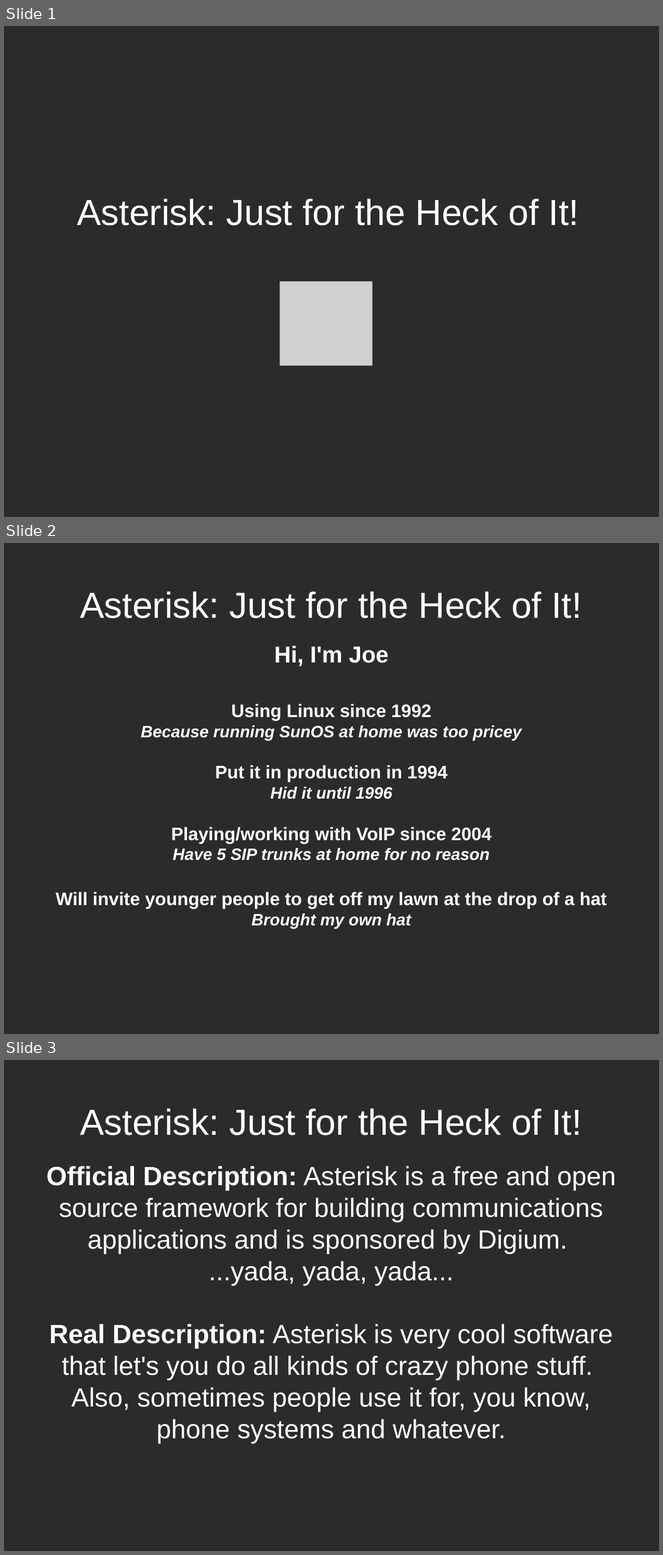
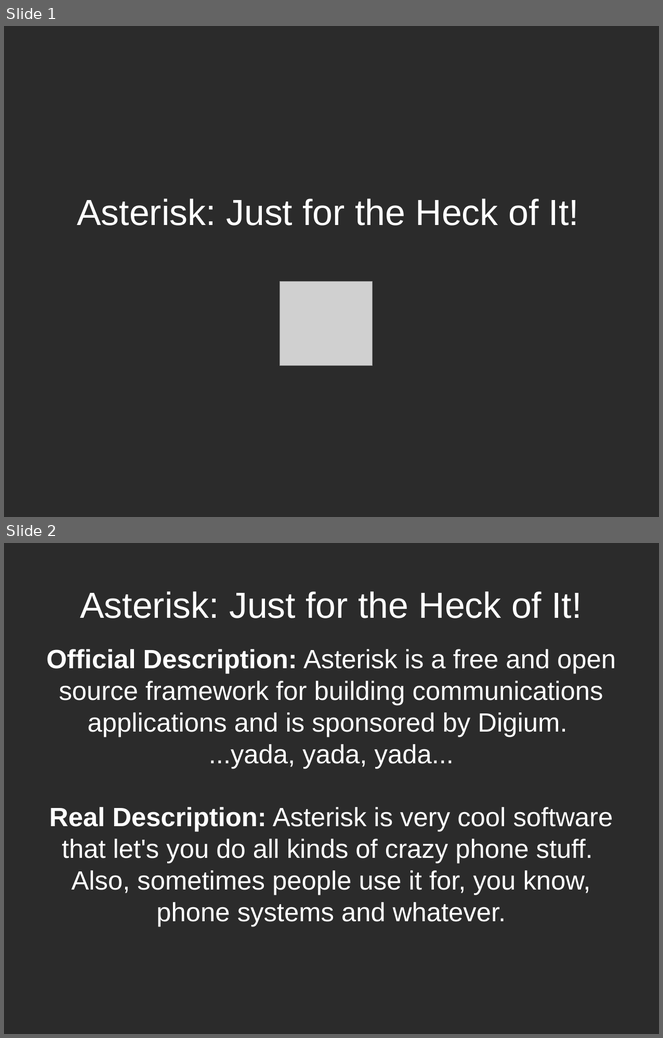
Before and after one commit to jpmcneely/Asterisk, a slide deck: LUG-Demo/Asterisk-Slides.odp. Shown one above the other, each under a label of ours: slides 1, 2 and 3 before the commit, slides 1 and 2 after it. The pictures are 663x1555 and 663x1038 pixels, drawn with LibreOffice and Linux fonts; fonts in the diff are those of the drawing; grey boxes stand for pictures; background and template pictures are left out; a plain dark background stands for a picture behind light text. Boxes give left, top, right and bottom in pixels: in the first picture for what was removed or moved away, otherwise in the second. Text is boxed around its words. In the diff, an @@ line names an element or a change of style, - is before the commit and + after.

```diff
--- a/LUG-Demo/Asterisk-Slides.odp
+++ b/LUG-Demo/Asterisk-Slides.odp
@@ slide 2 removed at <box>4,543,659,1034</box>, background picture (left out) @@
@@ title removed at <box>80,591,582,618</box> @@
-Asterisk: Just for the Heck of It!
@@ subtitle removed at <box>55,645,607,929</box> @@
-Hi, I'm Joe
-Using Linux since 1992
-Because running SunOS at home was too pricey
-Put it in production in 1994
-Hid it until 1996
-Playing/working with VoIP since 2004
-Have 5 SIP trunks at home for no reason
-Will invite younger people to get off my lawn at the drop of a hat Brought my own hat
@@ what was slide 3 is now slide 2 @@
```
Also in this commit, not shown: 2 slides added, 2 other slides removed.
